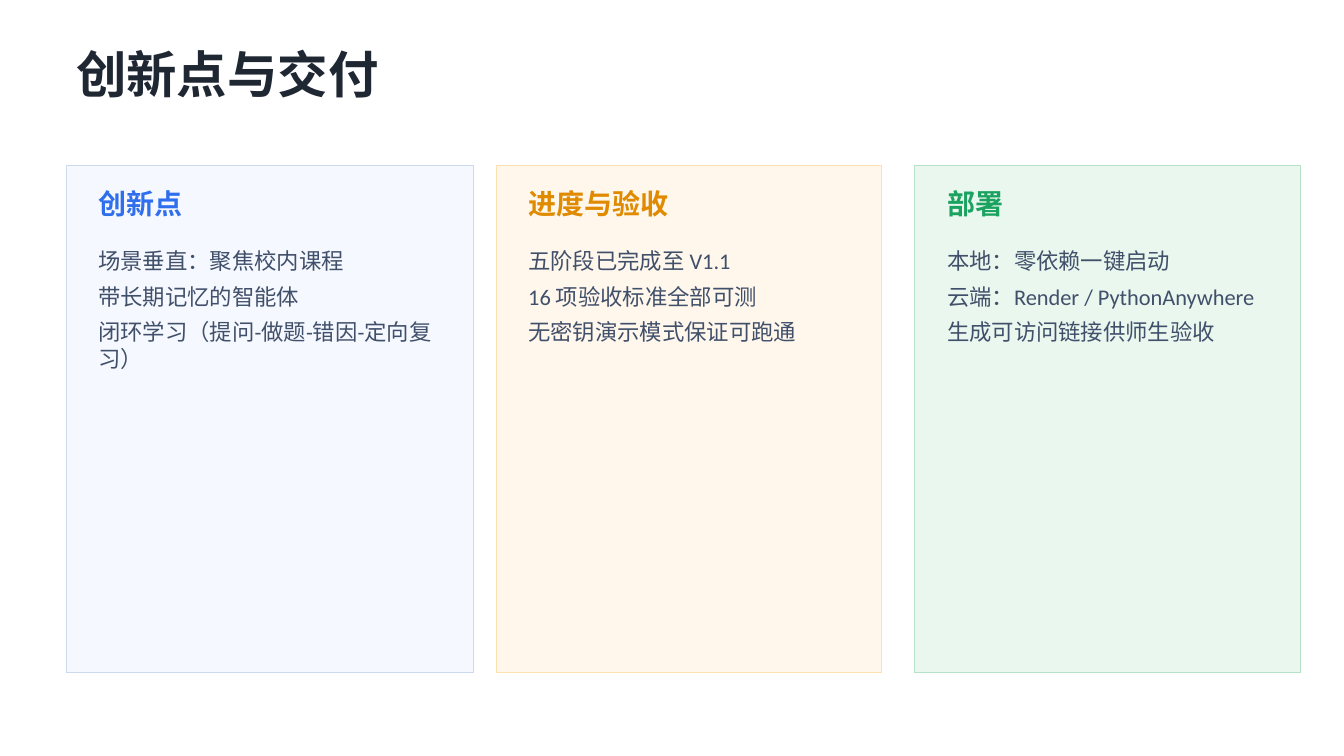
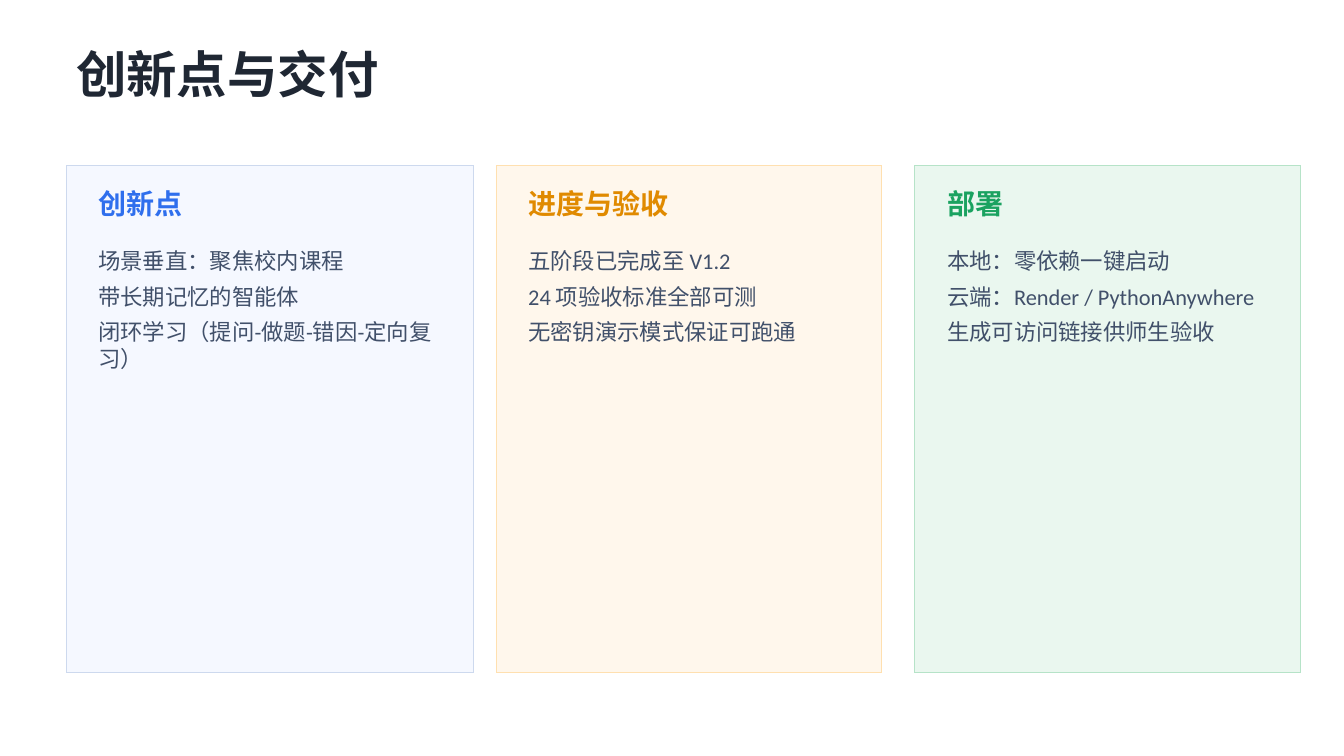
Before and after one commit to kecit33/ai-agent-study, a slide deck: slide 8 of docs/AI校园学习陪伴助手_答辩.pptx. Drawn at 1344x756 pixels with LibreOffice and Linux fonts; fonts in the diff are those of the drawing. Boxes give left, top, right and bottom in pixels: in the first picture for what was removed or moved away, otherwise in the second. Text is boxed around its words. In the diff, an @@ line names an element or a change of style, - is before the commit and + after.

```diff
--- a/docs/AI校园学习陪伴助手_答辩.pptx
+++ b/docs/AI校园学习陪伴助手_答辩.pptx
@@ text at box(528, 250, 757, 307): text changed @@
-五阶段已完成至 V1.1
-16 项验收标准全部可测
+五阶段已完成至 V1.2
+24 项验收标准全部可测
```
Also in this commit, not shown: 2 other slides changed, 1 slide added, 9 other files.
